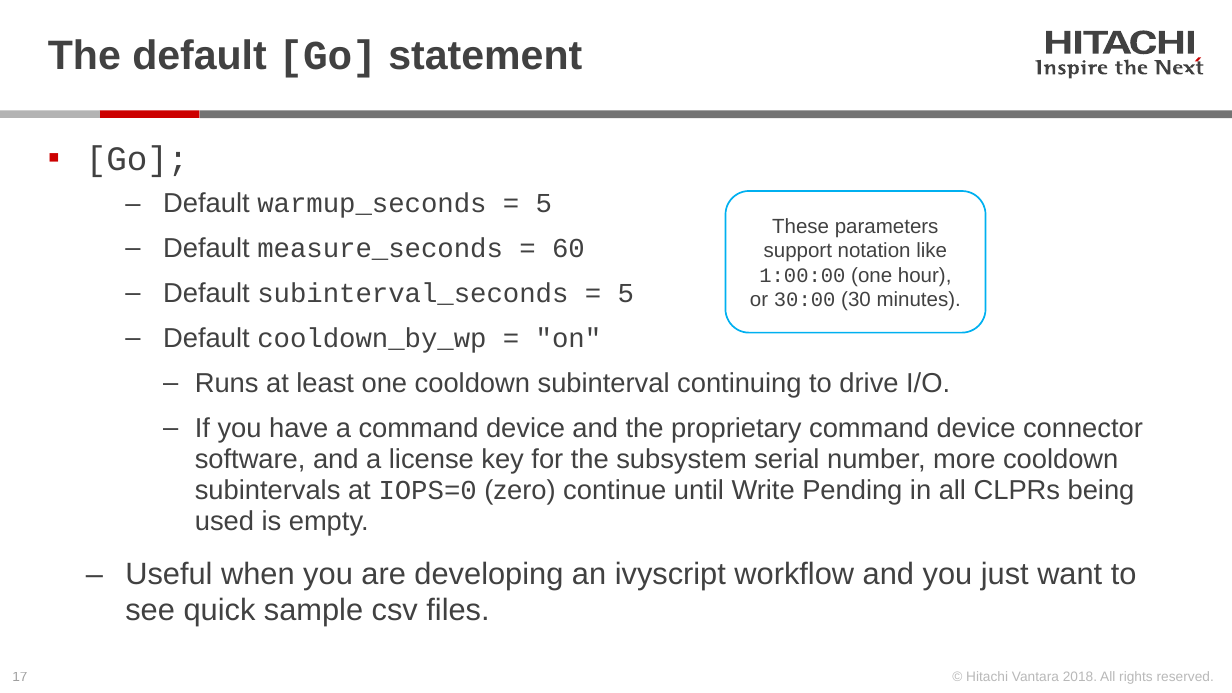
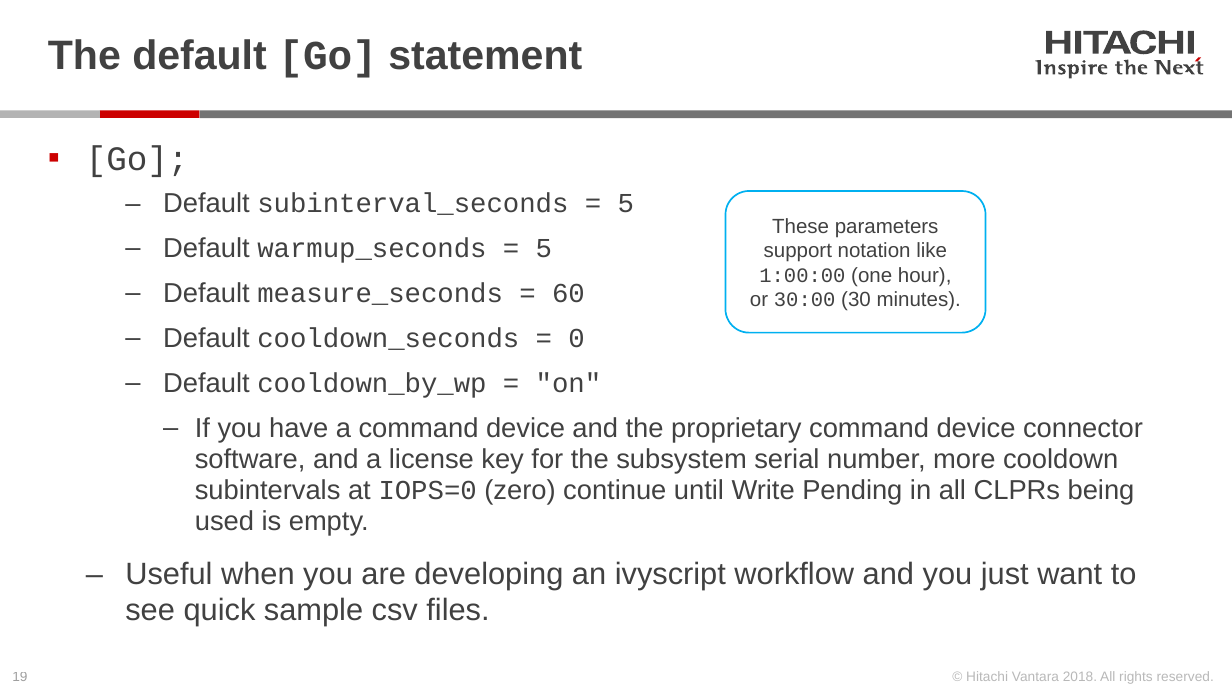
Before and after one commit to Hitachi-Data-Systems/ivy, a slide deck: slide 19 of doc/getting_started_with_ivy.pptx (slide 17 before the commit). Drawn at 1232x693 pixels with LibreOffice and Linux fonts; fonts in the diff are those of the drawing. Boxes give left, top, right and bottom in pixels: in the first picture for what was removed or moved away, otherwise in the second. Text is boxed around its words. In the diff, an @@ line names an element or a change of style, - is before the commit and + after.

```diff
--- a/doc/getting_started_with_ivy.pptx
+++ b/doc/getting_started_with_ivy.pptx
@@ text at box(163, 192, 634, 215): paragraph added @@
+    ‒ Default subinterval_seconds = 5
@@ text at box(163, 327, 584, 350): text changed @@
-    ‒ Default subinterval_seconds = 5
+    ‒ Default cooldown_seconds = 0
@@ text at box(195, 372, 950, 398): paragraph removed @@
-      ‒ Runs at least one cooldown subinterval continuing to drive I/O.
@@ page number at box(12, 672, 27, 681): text changed @@
-17
+19
```
Also in this commit, not shown: 11 other slides changed, 2 slides added, 6 other files.
